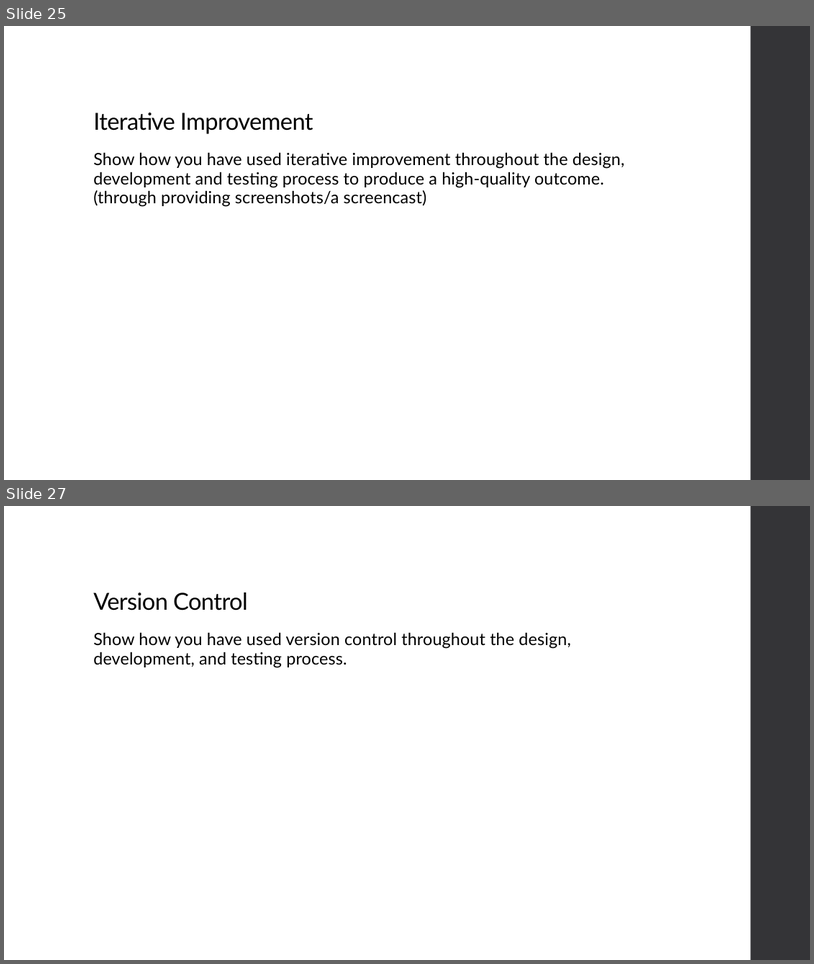
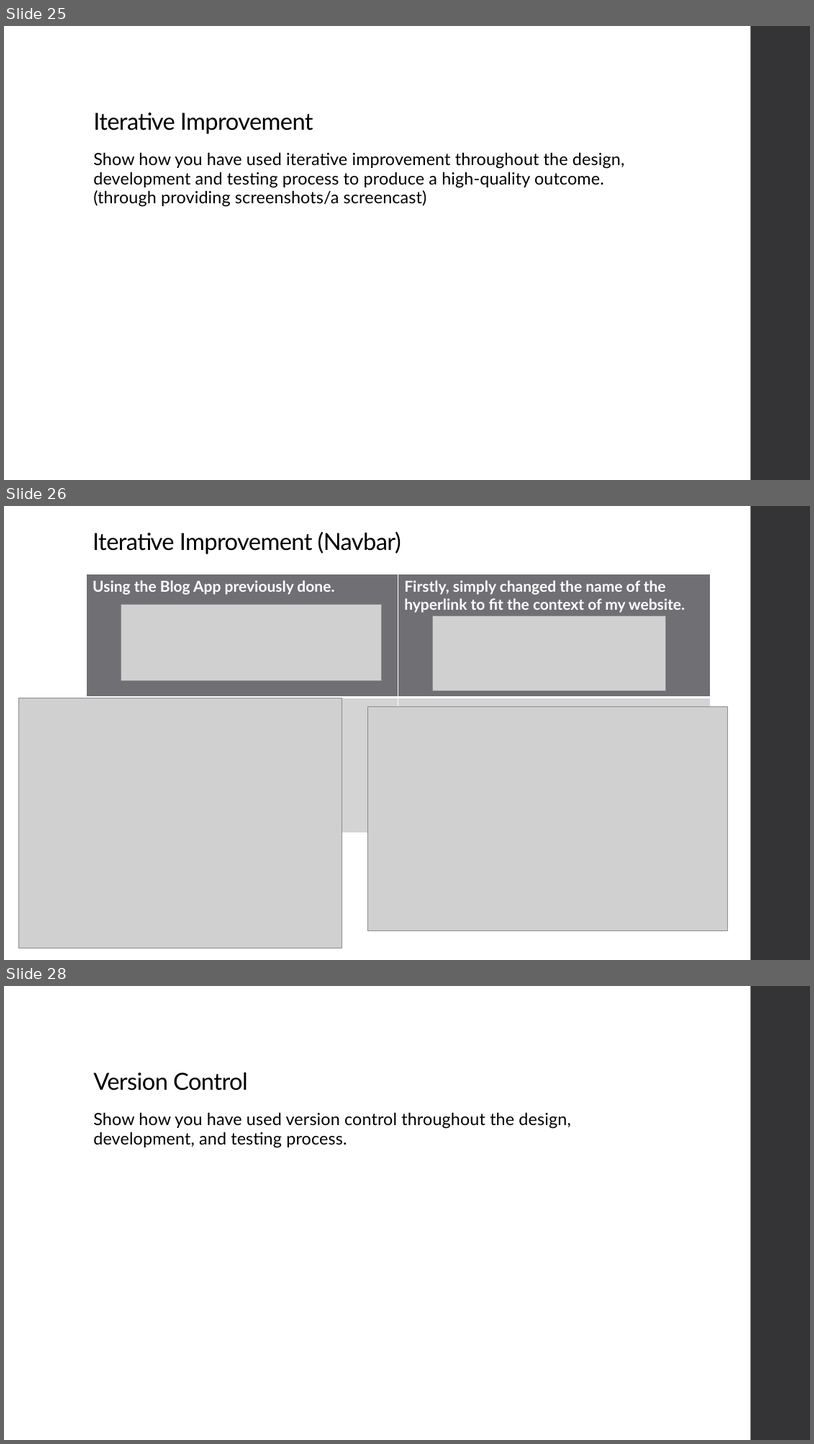
Before and after one commit to niuqaoJ-life/jollibee-fanpage, a slide deck: AS91903_91906_Evidence_Joaquin_Badenas.pptx. Shown one above the other, each under a label of ours: slides 25 and 27 before the commit, slides 25, 26 and 28 after it; the slides between them are not shown. The pictures are 814x964 and 814x1444 pixels, drawn with LibreOffice and Linux fonts; fonts in the diff are those of the drawing; grey boxes stand for pictures. Boxes give left, top, right and bottom in pixels: in the first picture for what was removed or moved away, otherwise in the second. Text is boxed around its words. In the diff, an @@ line names an element or a change of style, - is before the commit and + after.

Commit message:
Changed navbar color to white

```diff
--- a/AS91903_91906_Evidence_Joaquin_Badenas.pptx
+++ b/AS91903_91906_Evidence_Joaquin_Badenas.pptx
@@ slide 26 added at <box>4,506,810,960</box>, background #FFFFFF; not listed: 1 template element that a slide beside it also shows @@
@@ title added at <box>93,532,401,554</box>, 28 pt, text #000000 @@
+Iterative Improvement (Navbar)
@@ table added at <box>87,574,711,833</box>, 2 rows, 2 columns @@
+Using the Blog App previously done. | Firstly, simply changed the name of the hyperlink to fit the context of my website.
+ | 
@@ picture added at <box>121,604,381,680</box> @@
@@ picture added at <box>433,616,666,691</box> @@
@@ picture added at <box>18,698,342,947</box> @@
@@ picture added at <box>368,707,728,931</box> @@
@@ what was slide 27 is now slide 28 @@
```
Also in this commit, not shown: 1 other slide added, 1 slide removed, 2 other files.
